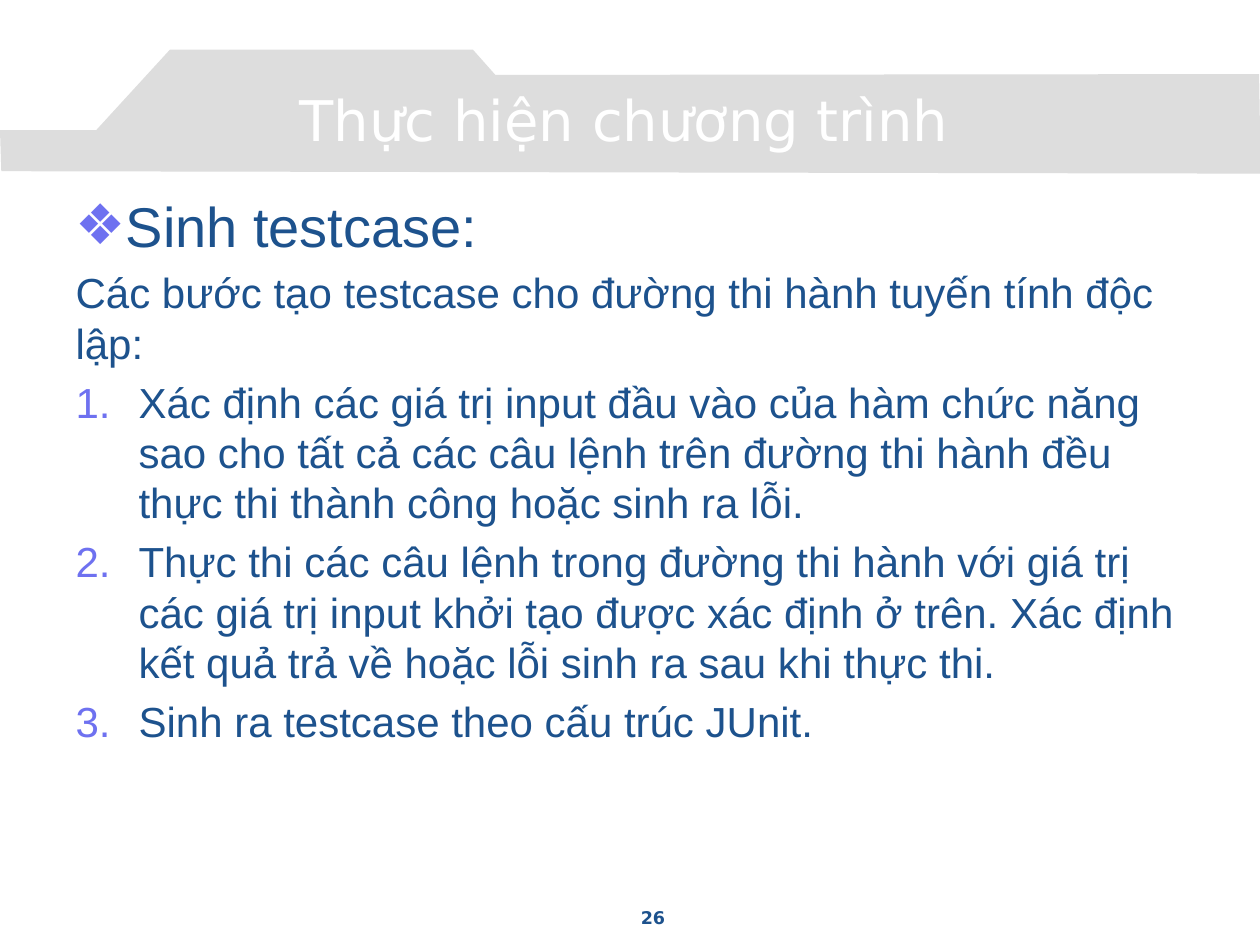
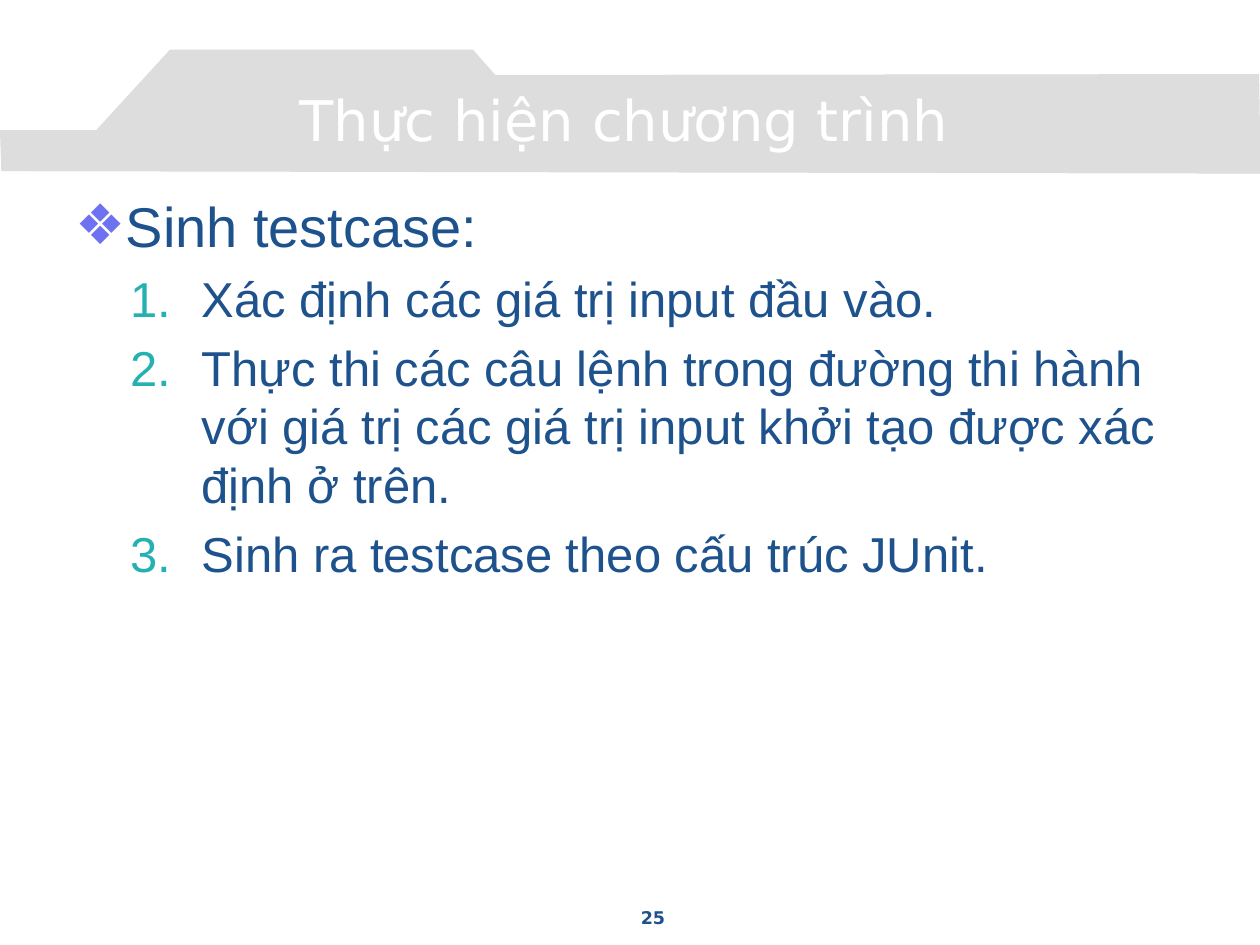
Before and after one commit to congcuong-cse/autotesting-lvtn, a slide deck: slide 25 of Document/Presentation.pptx (slide 26 before the commit). Drawn at 1260x945 pixels with LibreOffice and Linux fonts; fonts in the diff are those of the drawing; background and template pictures are left out. Boxes give left, top, right and bottom in pixels: in the first picture for what was removed or moved away, otherwise in the second. Text is boxed around its words. In the diff, an @@ line names an element or a change of style, - is before the commit and + after.

```diff
--- a/Document/Presentation.pptx
+++ b/Document/Presentation.pptx
@@ text at (202,279,1155,511): text changed; size 24 to 28 pt @@
-Các bước tạo testcase cho đường thi hành tuyến tính độc lập:
-1. Xác định các giá trị input đầu vào của hàm chức năng sao cho tất cả các câu lệnh trên đường thi hành đều thực thi thành công hoặc sinh ra lỗi.
-2. Thực thi các câu lệnh trong đường thi hành với giá trị các giá trị input khởi tạo được xác định ở trên. Xác định kết quả trả về hoặc lỗi sinh ra sau khi thực thi.
+  1. Xác định các giá trị input đầu vào.
+  2. Thực thi các câu lệnh trong đường thi hành với giá trị các giá trị input khởi tạo được xác định ở trên.
@@ text at (202,534,988,573): size 24 to 28 pt in "Sinh ra testcase theo cấu trúc JUnit."; list level 1 to 2 in "Sinh ra testcase theo cấu ..."; bullet colour #6E71F0 to #25B1B1 @@
@@ page number at (641,911,665,925): text changed @@
-26
+25
```
Also in this commit, not shown: 17 other slides changed, 4 slides added, 4 slides removed.
